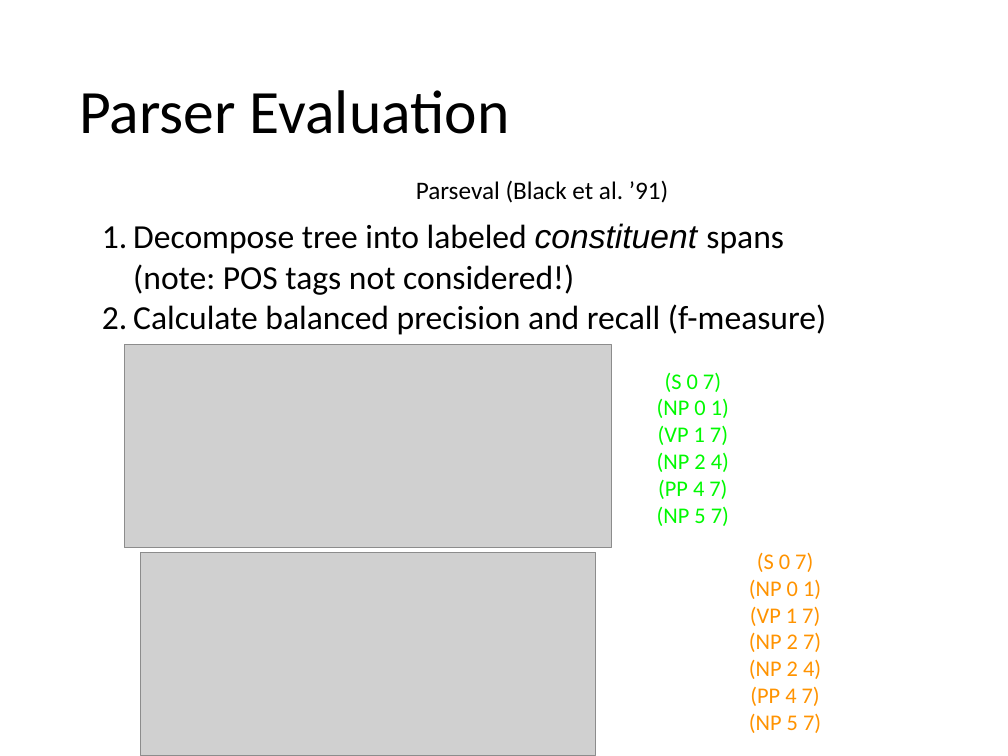
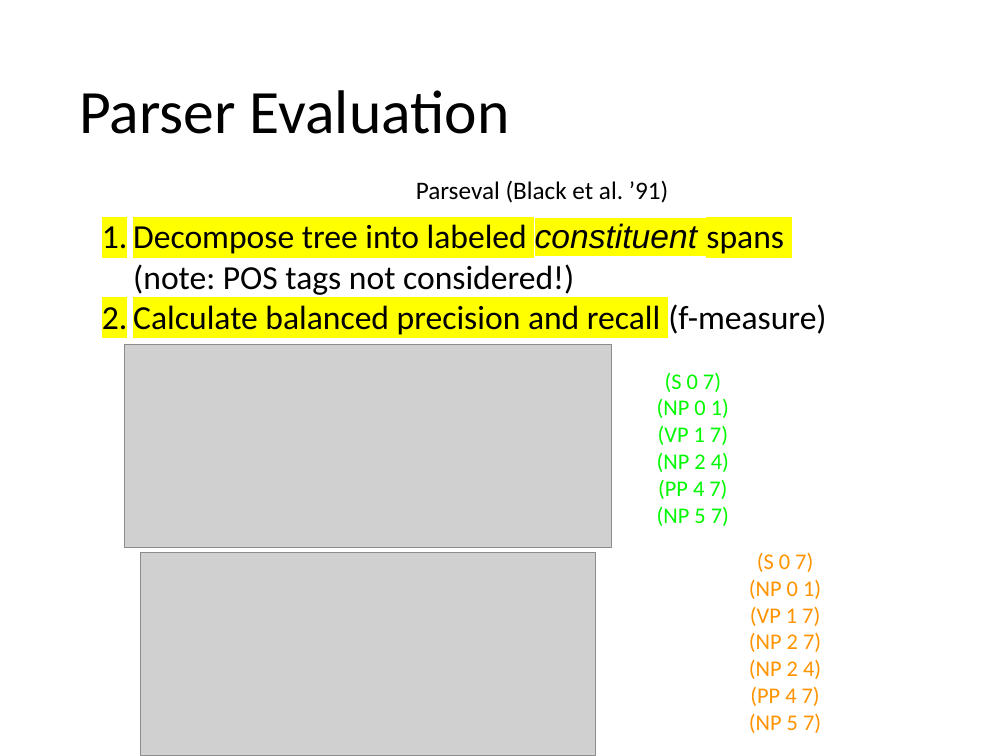
Before and after one commit to balhafni/csci_544_fa_18_slides, a slide deck: slide 56 of cky_0912.pptx. Drawn at 1008x756 pixels with LibreOffice and Linux fonts; fonts in the diff are those of the drawing; grey boxes stand for pictures. Boxes give left, top, right and bottom in pixels: in the first picture for what was removed or moved away, otherwise in the second. Text is boxed around its words. In the diff, an @@ line names an element or a change of style, - is before the commit and + after.

```diff
--- a/cky_0912.pptx
+++ b/cky_0912.pptx
@@ text "Decompose tree into labeled constituent ..." at box(133, 223, 826, 335): highlight none to #FFFF00 in "Decompose tree into labeled constituent spans", "Calculate balanced precision and recall" @@
```
Also in this commit, not shown: 3 other slides changed, 5 other files.
